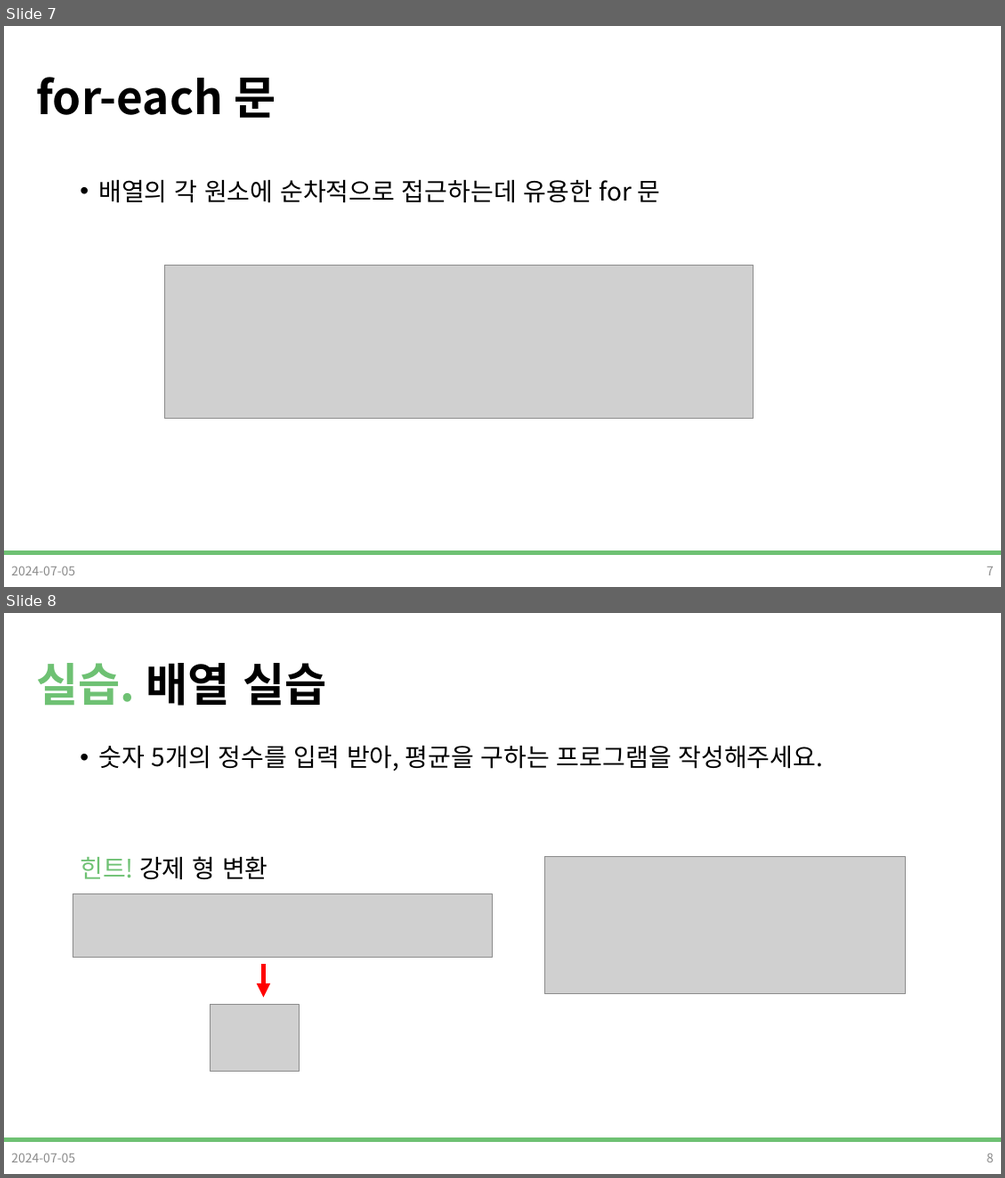
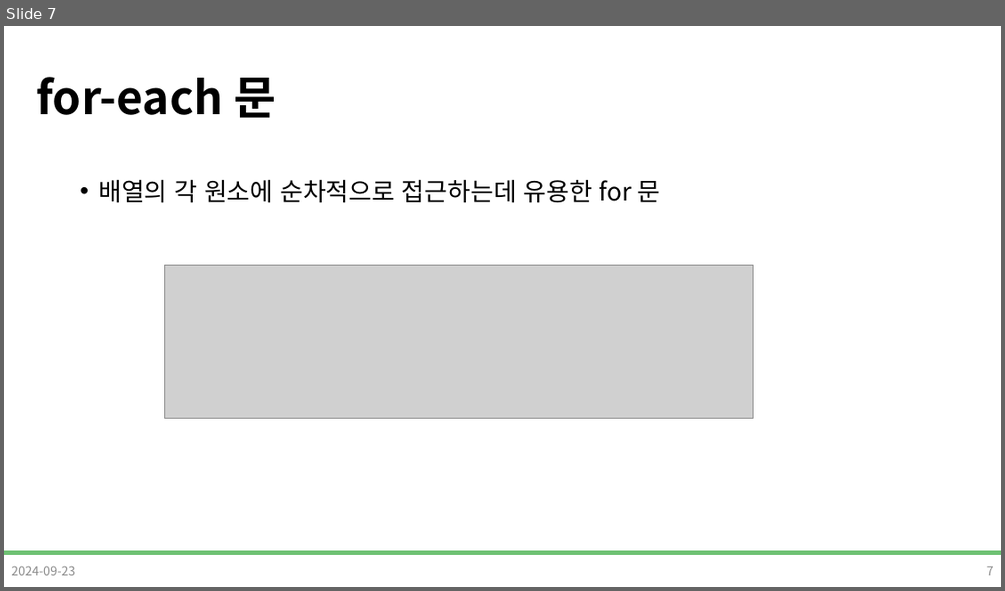
Before and after one commit to DevDamon0527/SeSAC_Yeongdeungpo_Campus_6th, a slide deck: material/[SeSAC_YDP_6] 38_Java_배열.pptx. Shown one above the other, each under a label of ours: slides 7 and 8 before the commit, slide 7 after it. The pictures are 1005x1178 and 1005x591 pixels, drawn with LibreOffice and Linux fonts; fonts in the diff are those of the drawing; grey boxes stand for pictures; background and template pictures are left out. Boxes give left, top, right and bottom in pixels: in the first picture for what was removed or moved away, otherwise in the second. Text is boxed around its words. In the diff, an @@ line names an element or a change of style, - is before the commit and + after.

Commit message:
lecture ready(0923) : Java PPT 실습 수정

```diff
--- a/material/[SeSAC_YDP_6] 38_Java_배열.pptx
+++ b/material/[SeSAC_YDP_6] 38_Java_배열.pptx
@@ slide 8 removed at <box>4,613,1001,1174</box>, background #FFFFFF; not listed: 1 template element that a slide beside it also shows @@
@@ title removed at <box>36,663,326,706</box> @@
-실습. 배열 실습
@@ text removed at <box>80,745,823,880</box> @@
-• 숫자 5개의 정수를 입력 받아, 평균을 구하는 프로그램을 작성해주세요.
-힌트! 강제 형 변환
@@ picture removed at <box>544,857,906,995</box> @@
@@ picture removed at <box>73,893,493,957</box> @@
@@ arrow removed from (264, 964) to (264, 997) @@
@@ picture removed at <box>210,1004,299,1071</box> @@
@@ text removed at <box>11,1152,75,1162</box> @@
-2024-07-05
@@ page number removed at <box>987,1152,994,1162</box> @@
-8
@@ slide 7 changed as well @@
@@ text at <box>11,565,75,575</box>: text changed @@
-2024-07-05
+2024-09-23
```
Also in this commit, not shown: 12 other slides changed, 2 slides added, 1 other slide removed.
